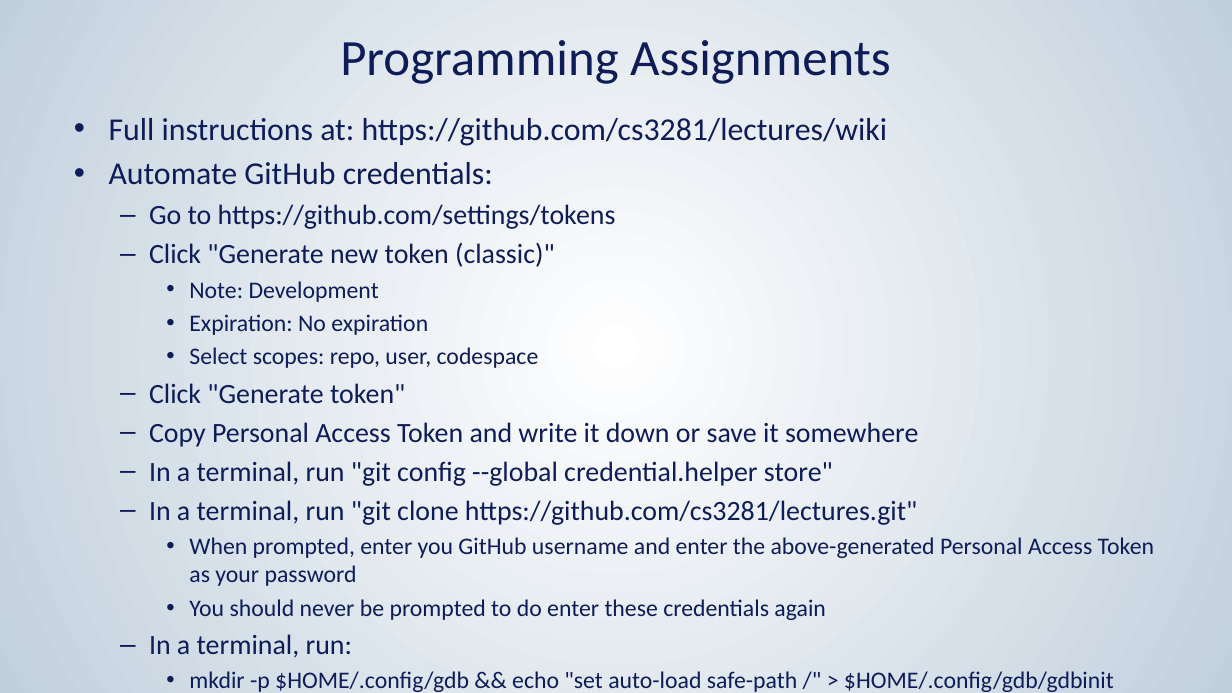
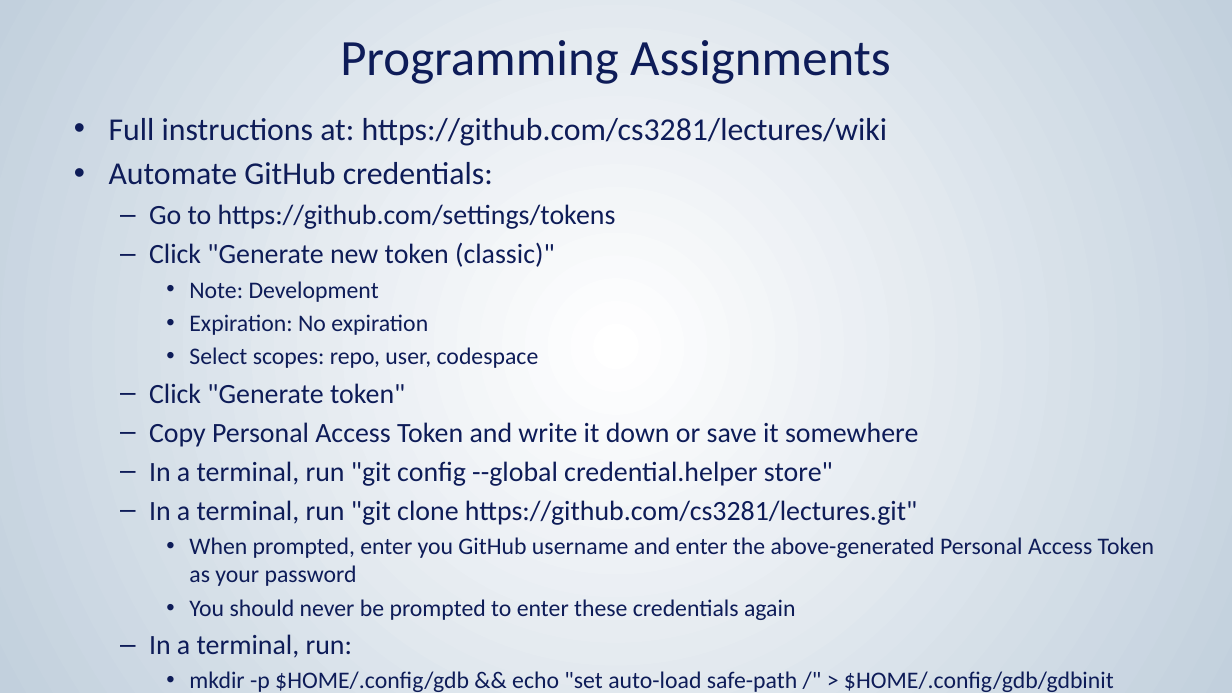
Before and after one commit to cs3281/lectures, a slide deck: slide 9 of lecture-01/lecture-01.pptx. Drawn at 1232x693 pixels with LibreOffice and Linux fonts; fonts in the diff are those of the drawing; background and template pictures are left out. Boxes give left, top, right and bottom in pixels: in the first picture for what was removed or moved away, otherwise in the second. Text is boxed around its words. In the diff, an @@ line names an element or a change of style, - is before the commit and + after.

Commit message:
Updated lecture 1

```diff
--- a/lecture-01/lecture-01.pptx
+++ b/lecture-01/lecture-01.pptx
@@ text at [189,599,795,620]: text changed @@
-    • You should never be prompted to do enter these credentials again
+    • You should never be prompted to enter these credentials again
```
Also in this commit, not shown: 1 other file.
